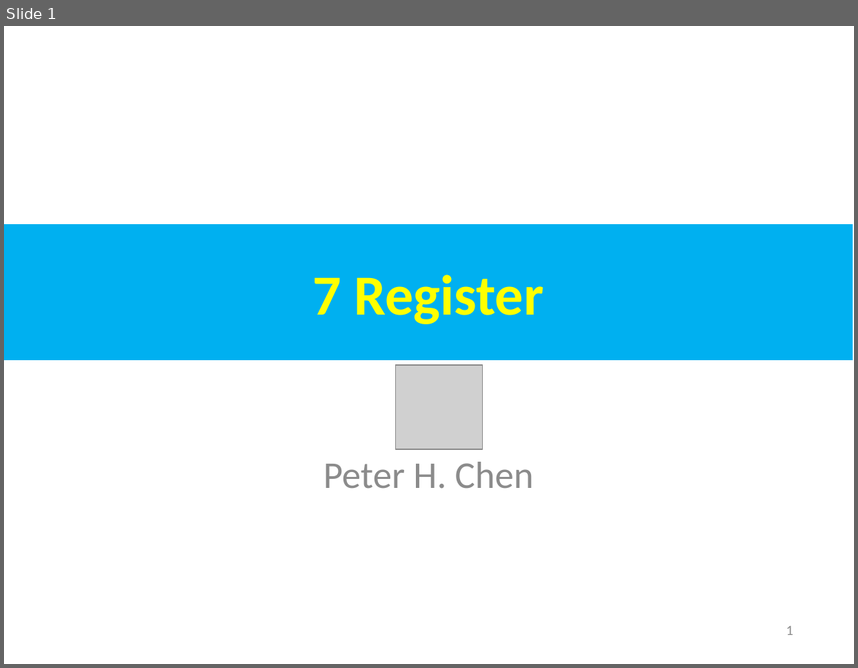
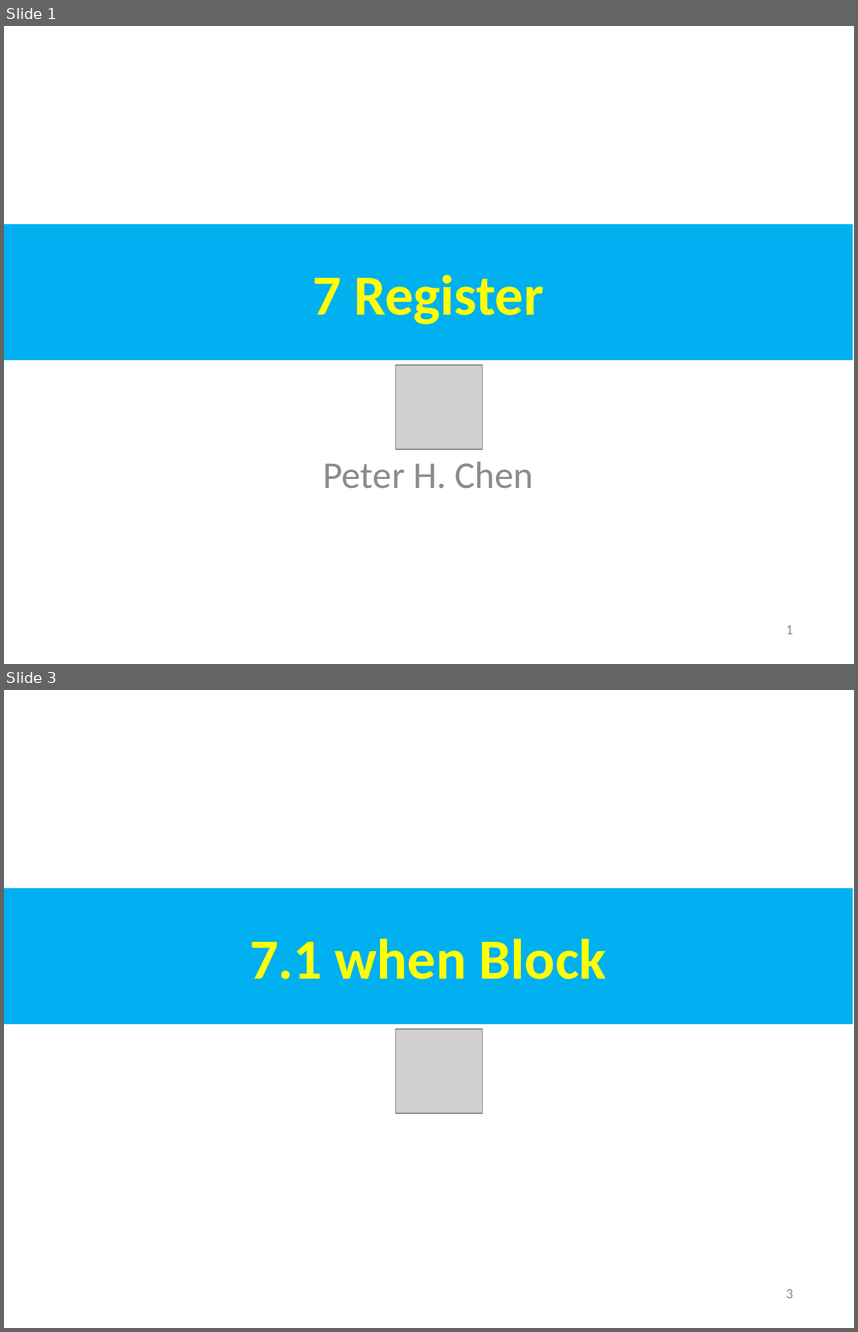
Before and after one commit to peterhchen/AIU_CS800_Chisel, a slide deck: 700_Dev_Guide/007_Register/000_Video/007_Register.ppt. Shown one above the other, each under a label of ours: slide 1 before the commit, slides 1 and 3 after it; the slides between them are not shown. The pictures are 858x668 and 858x1332 pixels, drawn with LibreOffice and Linux fonts; fonts in the diff are those of the drawing; grey boxes stand for pictures. Boxes give left, top, right and bottom in pixels: in the first picture for what was removed or moved away, otherwise in the second. Text is boxed around its words. In the diff, an @@ line names an element or a change of style, - is before the commit and + after.

```diff
--- a/700_Dev_Guide/007_Register/000_Video/007_Register.ppt
+++ b/700_Dev_Guide/007_Register/000_Video/007_Register.ppt
@@ slide 3 added at (x1=4, y1=690, x2=854, y2=1328), background #FFFFFF @@
@@ rectangle added at (x1=4, y1=888, x2=853, y2=1024), fill #00B0F0, 48 pt, text #FFFF00, bold @@
+7.1 when Block
@@ picture added at (x1=396, y1=1029, x2=483, y2=1114) @@
@@ page number added at (x1=786, y1=1289, x2=793, y2=1298), 12 pt, text #8B8B8B @@
+3
```
Also in this commit, not shown: 2 slides changed, 12 other slides added.
